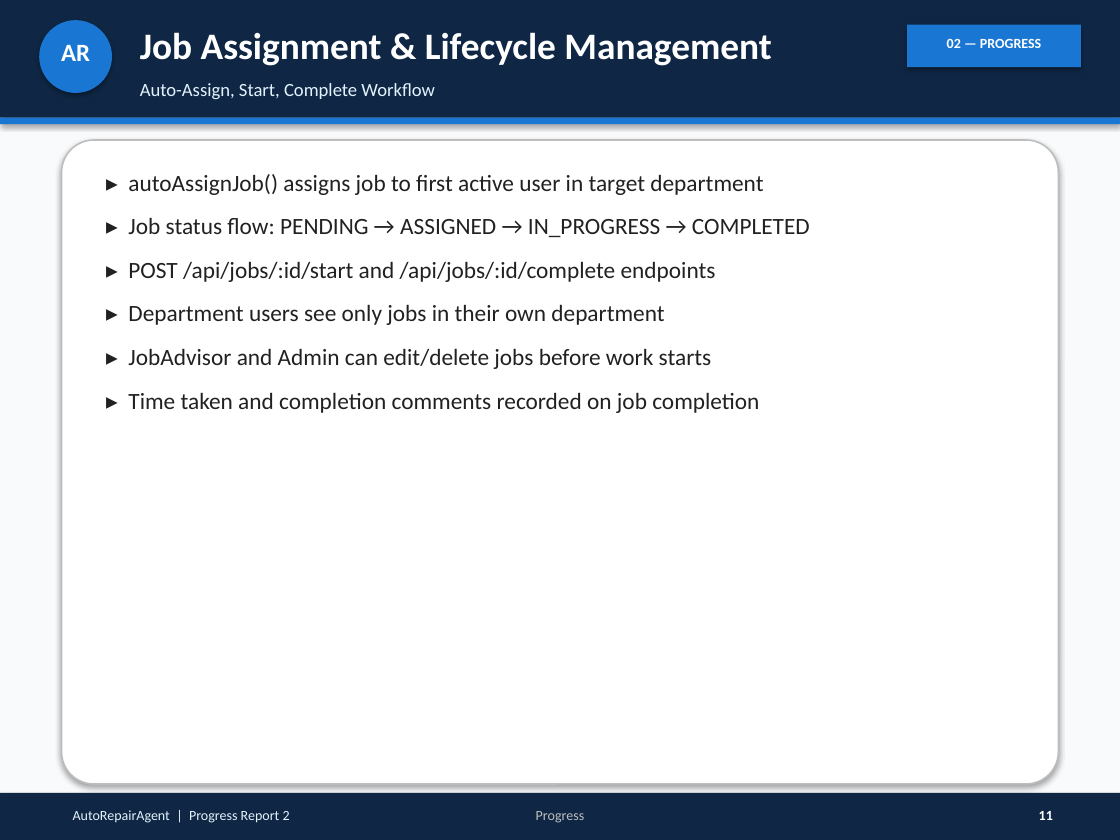
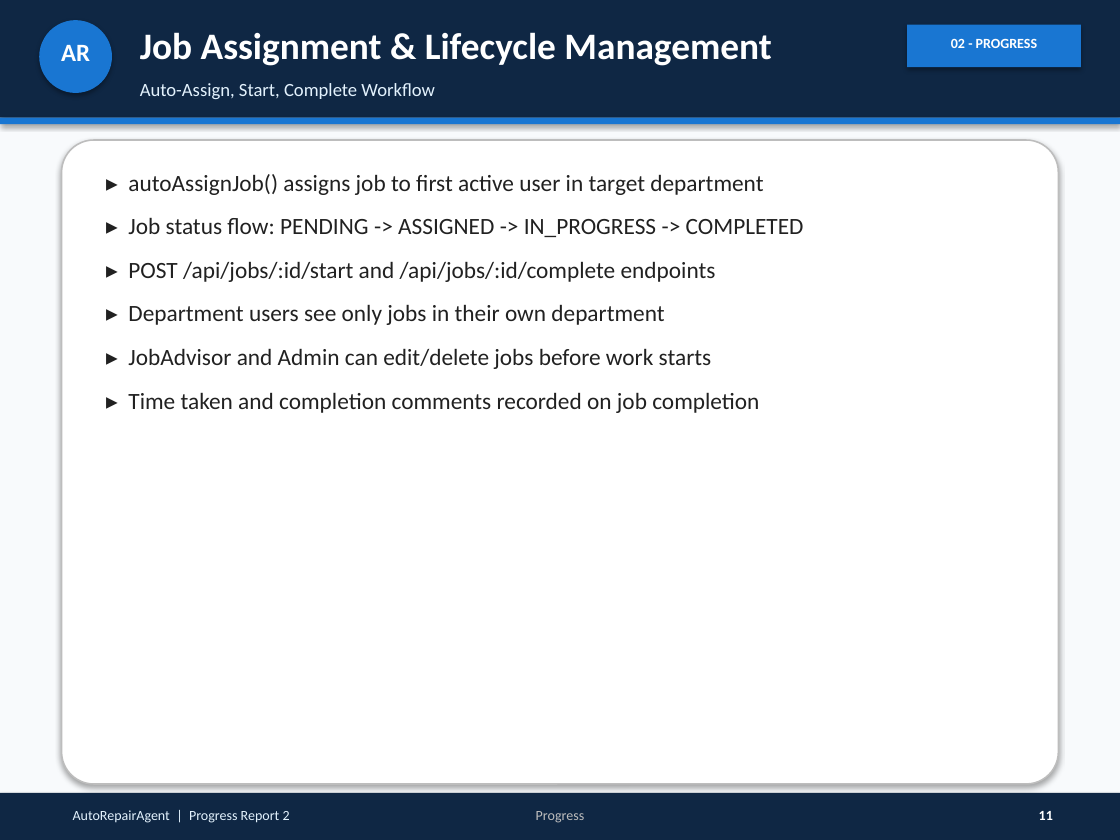
Before and after one commit to anish452/AutoWorkshop, a slide deck: slide 11 of docs/Progress_Report_2_AutoRepairAgent.pptx. Drawn at 1120x840 pixels with LibreOffice and Linux fonts; fonts in the diff are those of the drawing. Boxes give left, top, right and bottom in pixels: in the first picture for what was removed or moved away, otherwise in the second. Text is boxed around its words. In the diff, an @@ line names an element or a change of style, - is before the commit and + after.

```diff
--- a/docs/Progress_Report_2_AutoRepairAgent.pptx
+++ b/docs/Progress_Report_2_AutoRepairAgent.pptx
@@ text at bbox=[951, 39, 1037, 48]: text changed @@
-02 — PROGRESS
+02 - PROGRESS
@@ text at bbox=[128, 217, 804, 237]: text changed @@
-▸ Job status flow: PENDING → ASSIGNED → IN_PROGRESS → COMPLETED
+▸ Job status flow: PENDING -> ASSIGNED -> IN_PROGRESS -> COMPLETED
```
Also in this commit, not shown: 18 other slides changed, 1 slide removed, 15 other files.
